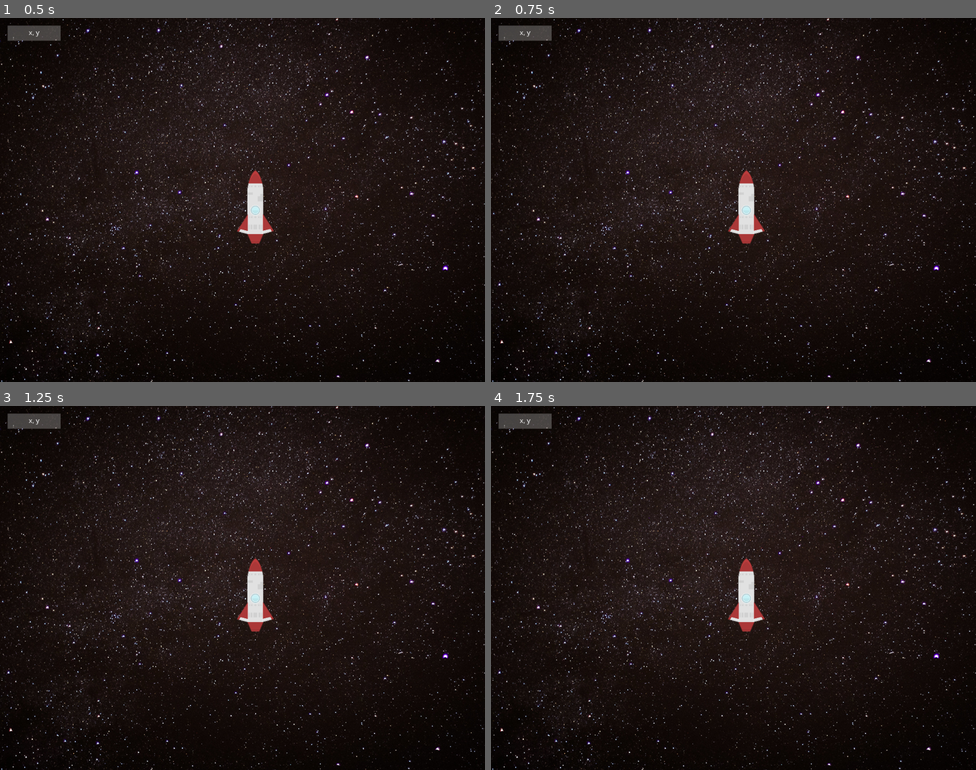
Above: before the commit, frames 1-4 (two rows, left to right).
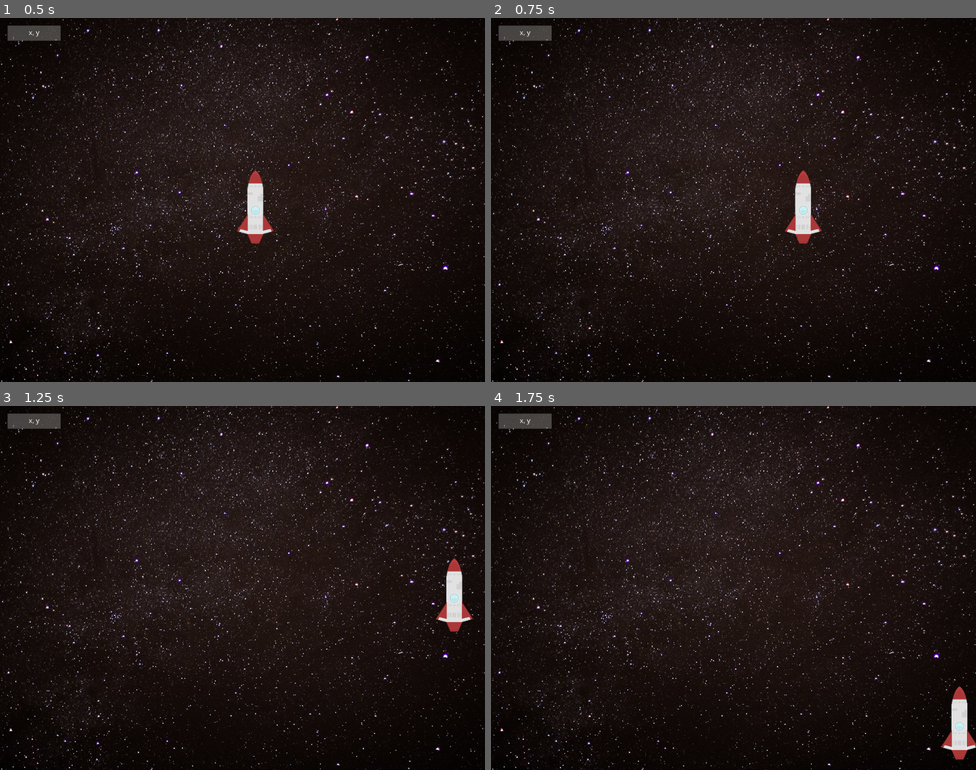
Above: after the commit, the same moments.

Repository: sheayork/E05A-Input
Game: Godot game, scene res://Scenes/Game.tscn
The game is run twice, just before and just after one commit, with the same random seed, the same clock (stepped at 60 frames per second) and the same inputs.
Inputs (mouse positions are in pixels of both pictures, inside the frame that each line leads up to):
- Up to frame 1 (0.5 s): no input
- Up to frame 2 (0.75 s): tap Enter at 0.5 s; move the mouse to (840, 181) at 0.52 s; hold D (right, bound only after the commit) from 0.53 s (still down)
- Up to frame 3 (1.25 s): keep holding D (right, bound only after the commit)
- Up to frame 4 (1.75 s): move the mouse to (636, 606) at 1.27 s; release D (right, bound only after the commit) at 1.28 s; hold S (down, bound only after the commit) from 1.28 s (still down)

Frame 1 is identical in both runs. In frame 2, 1.4% of the frame differs, in the area x 48-69%, y 41-62%; in frame 3, 1.5%, in the area x 48-98%, y 41-62%; in frame 4, 1.4%.

Commit message:
Update Label and Ship
Need to work on label - don't know if coordinates should be on label itself or if it is fine on the output window.

Diff:
--- a/Scripts/Label.gd
+++ b/Scripts/Label.gd
@@ -6,4 +6,4 @@
 
 func _physics_process(delta):
 	var mouse_pos = get_viewport().get_mouse_position()
-	print(mouse_pos.x)
+	print(str(mouse_pos))
--- a/Scripts/Ship.gd
+++ b/Scripts/Ship.gd
@@ -5,4 +5,11 @@
 	pass
 
 func _physics_process(delta):
-	pass
+	if Input.is_action_pressed("left"):
+		position.x = position.x - 10
+	if Input.is_action_pressed("right"):
+		position.x = position.x + 10
+	if Input.is_action_pressed("up"):
+		position.y = position.y - 10
+	if Input.is_action_pressed("down"):
+		position.y = position.y + 10
--- a/project.godot
+++ b/project.godot
@@ -24,6 +24,29 @@
 window/size/height=768
 window/size/resizable=false
 
+[input]
+
+left={
+"deadzone": 0.5,
+"events": [ Object(InputEventKey,"resource_local_to_scene":false,"resource_name":"","device":0,"alt":false,"shift":false,"control":false,"meta":false,"command":false,"pressed":false,"scancode":65,"unicode":0,"echo":false,"script":null)
+ ]
+}
+up={
+"deadzone": 0.5,
+"events": [ Object(InputEventKey,"resource_local_to_scene":false,"resource_name":"","device":0,"alt":false,"shift":false,"control":false,"meta":false,"command":false,"pressed":false,"scancode":87,"unicode":0,"echo":false,"script":null)
+ ]
+}
+down={
+"deadzone": 0.5,
+"events": [ Object(InputEventKey,"resource_local_to_scene":false,"resource_name":"","device":0,"alt":false,"shift":false,"control":false,"meta":false,"command":false,"pressed":false,"scancode":83,"unicode":0,"echo":false,"script":null)
+ ]
+}
+right={
+"deadzone": 0.5,
+"events": [ Object(InputEventKey,"resource_local_to_scene":false,"resource_name":"","device":0,"alt":false,"shift":false,"control":false,"meta":false,"command":false,"pressed":false,"scancode":68,"unicode":0,"echo":false,"script":null)
+ ]
+}
+
 [rendering]
 
 environment/default_environment="res://default_env.tres"
